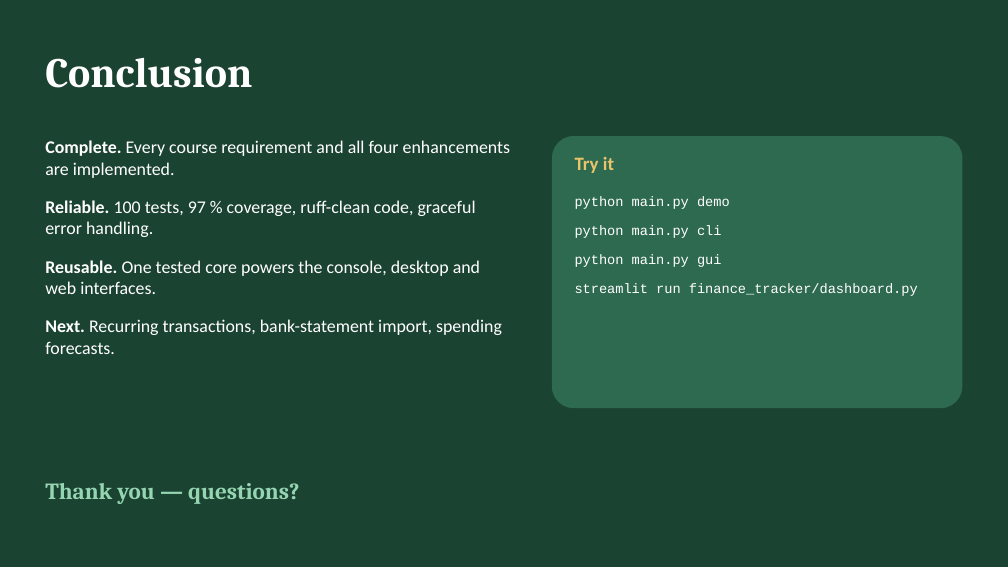
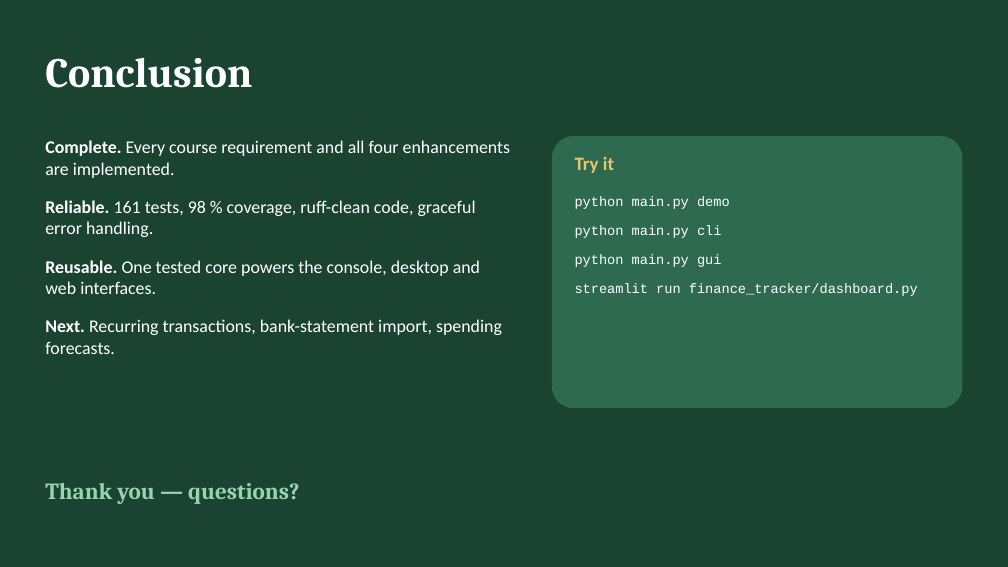
Before and after one commit to 14juanito/Personal-finance-tracker, a slide deck: slide 8 of deliverables/Demo_Slides.pptx. Drawn at 1008x567 pixels with LibreOffice and Linux fonts; fonts in the diff are those of the drawing. Boxes give left, top, right and bottom in pixels: in the first picture for what was removed or moved away, otherwise in the second. Text is boxed around its words. In the diff, an @@ line names an element or a change of style, - is before the commit and + after.

```diff
--- a/deliverables/Demo_Slides.pptx
+++ b/deliverables/Demo_Slides.pptx
@@ text at box(45, 200, 476, 237): text changed @@
-Reliable. 100 tests, 97 % coverage, ruff-clean code, graceful error handling.
+Reliable. 161 tests, 98 % coverage, ruff-clean code, graceful error handling.
```
Also in this commit, not shown: 2 other slides changed, 7 other files.
